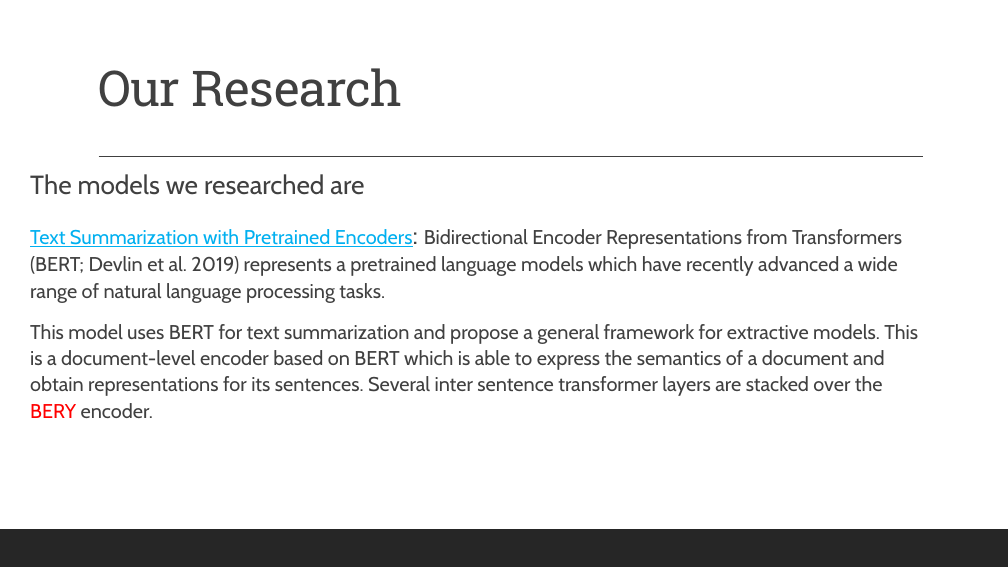
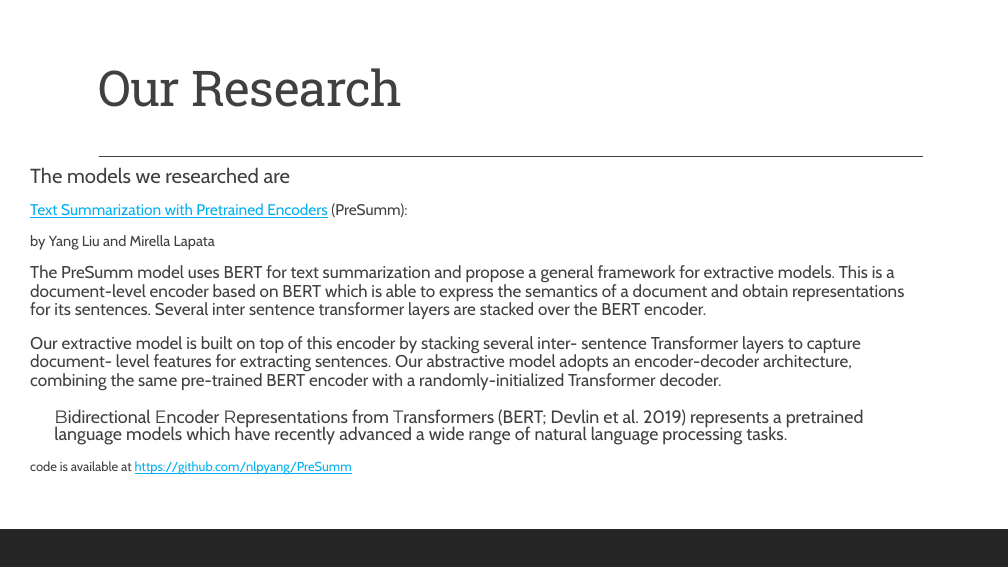
Before and after one commit to gufranpathan/case_law_g45, a slide deck: slide 8 of Group 45 Data Science for Case Law.pptx. Drawn at 1008x567 pixels with LibreOffice and Linux fonts; fonts in the diff are those of the drawing. Boxes give left, top, right and bottom in pixels: in the first picture for what was removed or moved away, otherwise in the second. Text is boxed around its words. In the diff, an @@ line names an element or a change of style, - is before the commit and + after.

```diff
--- a/Group 45 Data Science for Case Law.pptx
+++ b/Group 45 Data Science for Case Law.pptx
@@ text at bbox=[30, 167, 290, 183]: size 25 to 19.4 pt in "The models we researched are"; line spacing 1.1 to 0.9 @@
@@ text at bbox=[30, 203, 904, 475]: text changed; size 19 to 16.3 pt @@
-Text Summarization with Pretrained Encoders: Bidirectional Encoder Representations from Transformers (BERT; Devlin et al. 2019) represents a pretrained language models which have recently advanced a wide range of natural language processing tasks.
-This model uses BERT for text summarization and propose a general framework for extractive models. This is a document-level encoder based on BERT which is able to express the semantics of a document and obtain representations for its sentences. Several inter sentence transformer layers are stacked over the BERY encoder.
+Text Summarization with Pretrained Encoders (PreSumm):
+by Yang Liu and Mirella Lapata
+The PreSumm model uses BERT for text summarization and propose a general framework for extractive models. This is a document-level encoder based on BERT which is able to express the semantics of a document and obtain representations for its sentences. Several inter sentence transformer layers are stacked over the BERT encoder.
+Our extractive model is built on top of this encoder by stacking several inter- sentence Transformer layers to capture document- level features for extracting sentences. Our abstractive model adopts an encoder-decoder architecture, combining the same pre-trained BERT encoder with a randomly-initialized Transformer decoder.
+  Bidirectional Encoder Representations from Transformers (BERT; Devlin et al. 2019) represents a pretrained language models which have recently advanced a wide range of natural language processing tasks.
+code is available at https://github.com/nlpyang/PreSumm
```
Also in this commit, not shown: 3 other slides changed.
